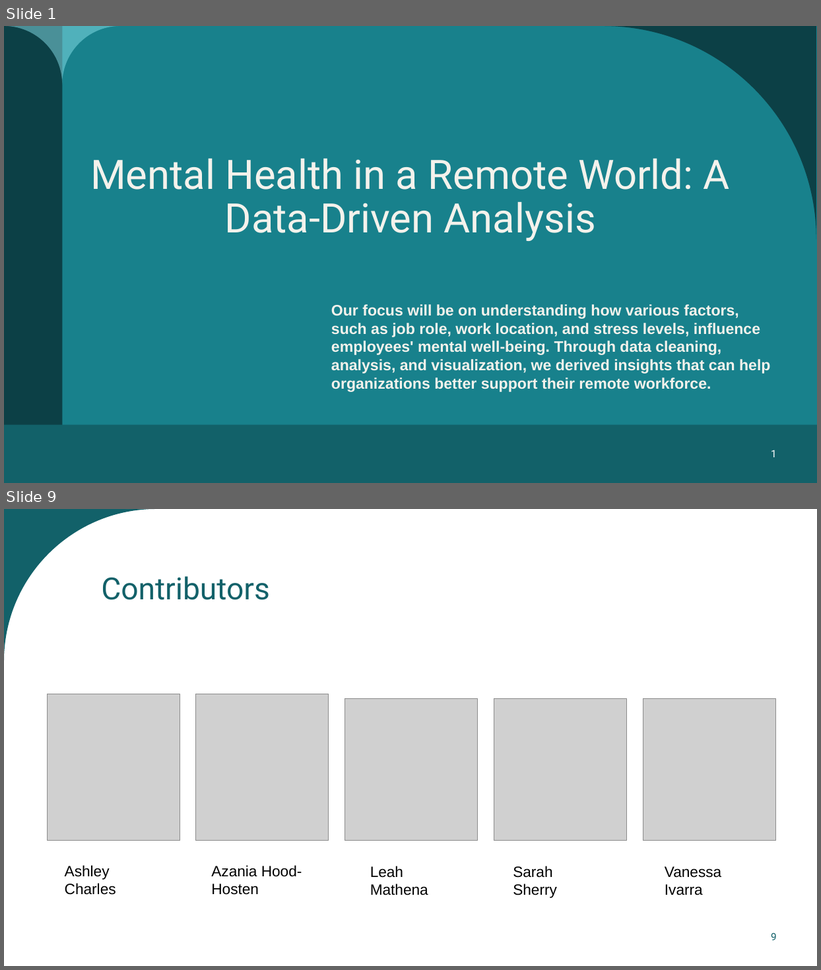
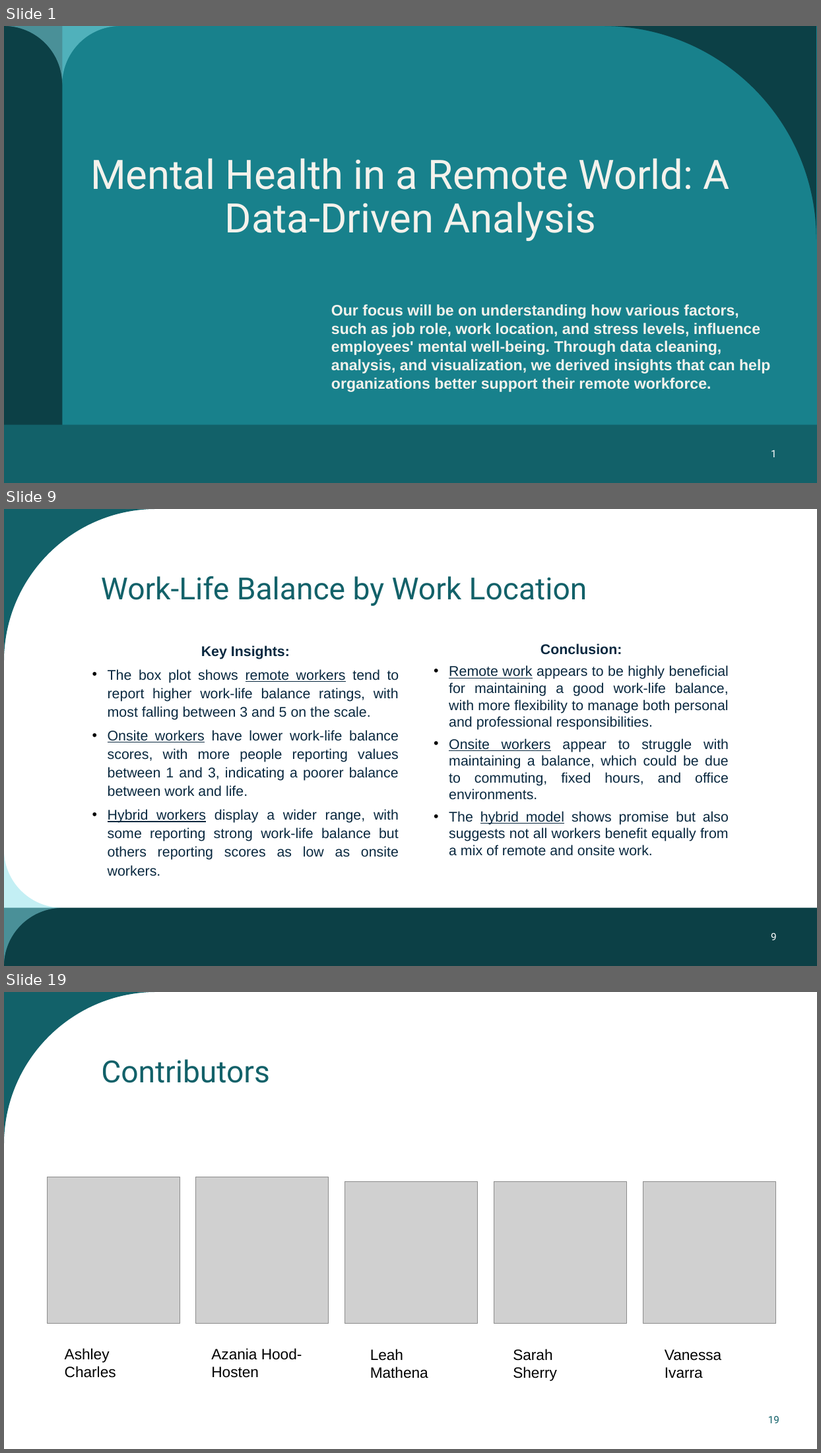
Before and after one commit to AzaniaHH/Project-3, a slide deck: Mental Health presentation.pptx. Shown one above the other, each under a label of ours: slides 1 and 9 before the commit, slides 1, 9 and 19 after it; the slides between them are not shown. The pictures are 821x970 and 821x1453 pixels, drawn with LibreOffice and Linux fonts; fonts in the diff are those of the drawing; grey boxes stand for pictures. Boxes give left, top, right and bottom in pixels: in the first picture for what was removed or moved away, otherwise in the second. Text is boxed around its words. In the diff, an @@ line names an element or a change of style, - is before the commit and + after.

```diff
--- a/Mental Health presentation.pptx
+++ b/Mental Health presentation.pptx
@@ slide 9 added at bbox=[4, 509, 817, 966], background #FFFFFF; not listed: 1 template element that a slide beside it also shows @@
@@ title added at bbox=[101, 576, 587, 606], 36 pt, text #126169 @@
+Work-Life Balance by Work Location
@@ text added at bbox=[108, 646, 399, 877], 16.6 pt, text #09283F @@
+Key Insights:
+• The box plot shows remote workers tend to report higher work-life balance ratings, with most falling between 3 and 5 on the scale.
+• Onsite workers have lower work-life balance scores, with more people reporting values between 1 and 3, indicating a poorer balance between work and life.
+• Hybrid workers display a wider range, with some reporting strong work-life balance but others reporting scores as low as onsite workers.
@@ text added at bbox=[449, 644, 729, 856], 16.6 pt, text #09283F @@
+Conclusion:
+• Remote work appears to be highly beneficial for maintaining a good work-life balance, with more flexibility to manage both personal and professional responsibilities.
+• Onsite workers appear to struggle with maintaining a balance, which could be due to commuting, fixed hours, and office environments.
+• The hybrid model shows promise but also suggests not all workers benefit equally from a mix of remote and onsite work.
@@ freeform shape added at bbox=[4, 850, 63, 966], fill #89E1EB at 50% opacity @@
@@ rectangle added at bbox=[4, 908, 817, 966], fill #0C4046 @@
@@ page number added at bbox=[771, 933, 777, 941], 12 pt, text #FFFFFF @@
+9
@@ what was slide 9 is now slide 19 @@
@@ page number at bbox=[768, 1416, 780, 1424]: text changed @@
-9
+19
```
Also in this commit, not shown: 2 slides changed, 14 other slides added, 5 slides removed.
